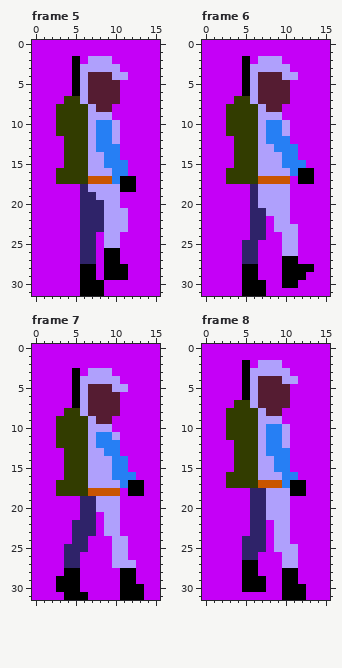
Animated GIF sprite: walking.gif. Above, as it was before the edit.
The file is 128x256 pixels, drawn in blocks of 8x8; one block is one cell here. Shown: frame 5, frame 6, frame 7, frame 8. The commit also changed other frames, which this record leaves out.
After:
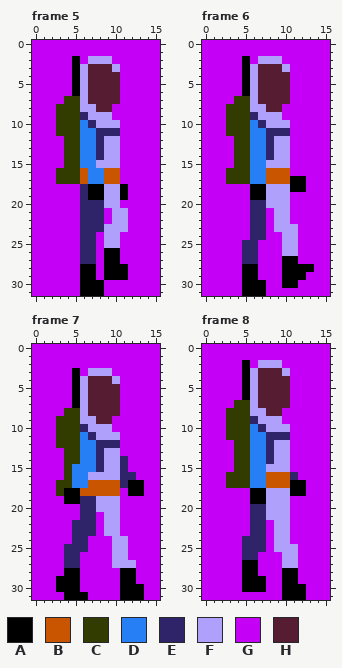
Palette (. is transparent): A #000000  B #c95500  C #323c00  D #267ff4  E #2f2369  F #afa0fc  G #c500f7  H #551c32
Change:
--- frame 5
@@ x 5..13 @@
  2 AGFFFGGGG
- 3 AFFFFFGGG
- 4 AFHHHFFGG
+ 3 AFHHHFGGG
+ 4 AFHHHHGGG
  5 AFHHHHGGG
@@ x 4..14 @@
  7 CCFHHHHGGGG
- 8 CCCFHHGGGGG
- 9 CCCFFFGGGGG
-10 CCCFDDFGGGG
-11 CCCFDDFGGGG
-12 CCCFDDFGGGG
-13 CCCFDDDGGGG
-14 CCCFFDDGGGG
-15 CCCFFDDDGGG
-16 CCCFFFDDGGG
-17 CCCBBBDAAGG
-18 GGEFFFFAAGG
-19 GGEEFFFGGGG
+ 8 CCFFHHGGGGG
+ 9 CCEFFFGGGGG
+10 CCDEFFFGGGG
+11 CCDDEEEGGGG
+12 CCDDEFFGGGG
+13 CCDDEFFGGGG
+14 CCDDEFFGGGG
+15 CCDDFFFGGGG
+16 CCBDDBBGGGG
+17 CCBDDBBGGGG
+18 GGEAAFFAGGG
+19 GGEAAFFAGGG
 20 GGEEEFFGGGG
-21 GGEEEFFFGGG
-22 GGEEEFFFGGG
+21 GGEEEGFFGGG
+22 GGEEEGFFGGG
 23 GGEEEFFFGGG
--- frame 6
@@ x 5..13 @@
  2 AGFFFGGGG
- 3 AFFFFFGGG
- 4 AFHHHFFGG
+ 3 AFHHHFGGG
+ 4 AFHHHHGGG
  5 AFHHHHGGG
@@ x 0..15 @@
  7 GGGGCCFHHHHGGGGG
- 8 GGGCCCCFHHGGGGGG
- 9 GGGCCCCFFFGGGGGG
-10 GGGCCCCFDDFGGGGG
-11 GGGCCCCFDDFGGGGG
-12 GGGGCCCFDDDGGGGG
-13 GGGGCCCFFDDDGGGG
-14 GGGGCCCFFFDDGGGG
-15 GGGGCCCFFFDDDGGG
-16 GGGCCCCFFFFDAAGG
-17 GGGCCCCBBBBGAAGG
-18 GGGGGGEFFFFGGGGG
-19 GGGGGGEFFFFGGGGG
-20 GGGGGGEFFFFGGGGG
-21 GGGGGGEEFFFGGGGG
+ 8 GGGCCCFFHHGGGGGG
+ 9 GGGCCCEFFFGGGGGG
+10 GGGCCCDEFFFGGGGG
+11 GGGCCCDDEEEGGGGG
+12 GGGGCCDDEFFGGGGG
+13 GGGGCCDDEFFGGGGG
+14 GGGGCCDDEFFGGGGG
+15 GGGGCCDDFFFGGGGG
+16 GGGCCCDDBBBGGGGG
+17 GGGCCCDDBBBAAGGG
+18 GGGGGGAAFFFAAGGG
+19 GGGGGGAAFFFGGGGG
+20 GGGGGGEEFFFGGGGG
+21 GGGGGGEEGFFGGGGG
 22 GGGGGGEEGFFGGGGG
--- frame 7
@@ x 5..13 @@
  3 AGFFFGGGG
- 4 AFFFFFGGG
- 5 AFHHHFFGG
+ 4 AFHHHFGGG
+ 5 AFHHHHGGG
  6 AFHHHHGGG
@@ x 0..15 @@
  8 GGGGCCFHHHHGGGGG
- 9 GGGCCCCFHHGGGGGG
-10 GGGCCCCFFFGGGGGG
-11 GGGCCCCFDDFGGGGG
-12 GGGCCCCFDDDGGGGG
-13 GGGGCCCFFDDGGGGG
-14 GGGGCCCFFFDDGGGG
-15 GGGGCCCFFFDDGGGG
-16 GGGGCCCFFFDDDGGG
-17 GGGCCCCFFFFDAAGG
-18 GGGCCCCBBBBGAAGG
-19 GGGGGGEEFFFGGGGG
+ 9 GGGCCCFFHHGGGGGG
+10 GGGCCCEFFFGGGGGG
+11 GGGCCCDEFFFGGGGG
+12 GGGCCCDDEEEGGGGG
+13 GGGGCCDDEFFGGGGG
+14 GGGGCCDDEFFEGGGG
+15 GGGGCDDDEFFEGGGG
+16 GGGGCDDFFFFEEGGG
+17 GGGCCDDBBBBEAAGG
+18 GGGCAABBBBBGAAGG
+19 GGGGAAEEFFFGGGGG
 20 GGGGGGEEFFFGGGGG
--- frame 8
@@ x 5..13 @@
  2 AGFFFGGGG
- 3 AFFFFFGGG
- 4 AFHHHFFGG
+ 3 AFHHHFGGG
+ 4 AFHHHHGGG
  5 AFHHHHGGG
@@ x 4..13 @@
  7 CCFHHHHGGG
- 8 CCCFHHGGGG
- 9 CCCFFFGGGG
-10 CCCFDDFGGG
-11 CCCFDDFGGG
-12 CCCFDDFGGG
-13 CCCFDDDGGG
-14 CCCFFDDGGG
-15 CCCFFDDGGG
-16 CCCFFFDDGG
-17 CCCBBBDAAG
-18 GGEEFFFAAG
-19 GGEEFFFGGG
+ 8 CCFFHHGGGG
+ 9 CCEFFFGGGG
+10 CCDEFFFGGG
+11 CCDDEEEGGG
+12 CCDDEFFGGG
+13 CCDDEFFGGG
+14 CCDDEFFGGG
+15 CCDDFFFGGG
+16 CCDDBBBEGG
+17 CCDDBBBAAG
+18 GGAAFFFAAG
+19 GGAAFFFGGG
 20 GGEEFFFGGG
